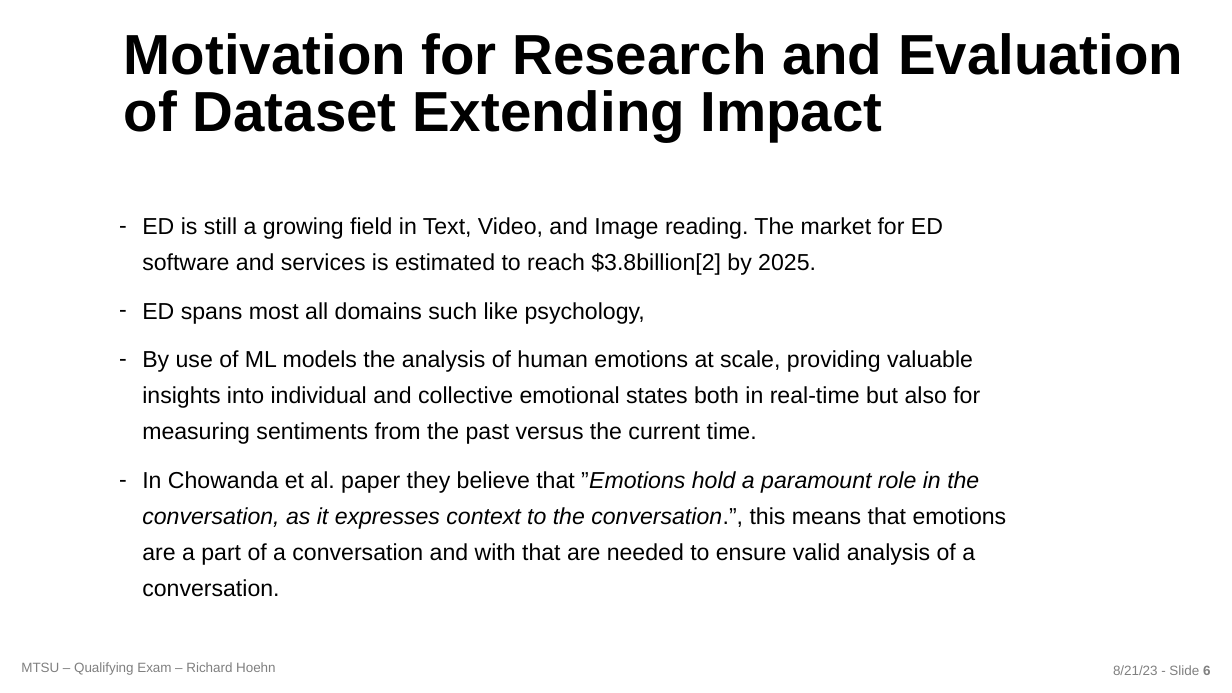
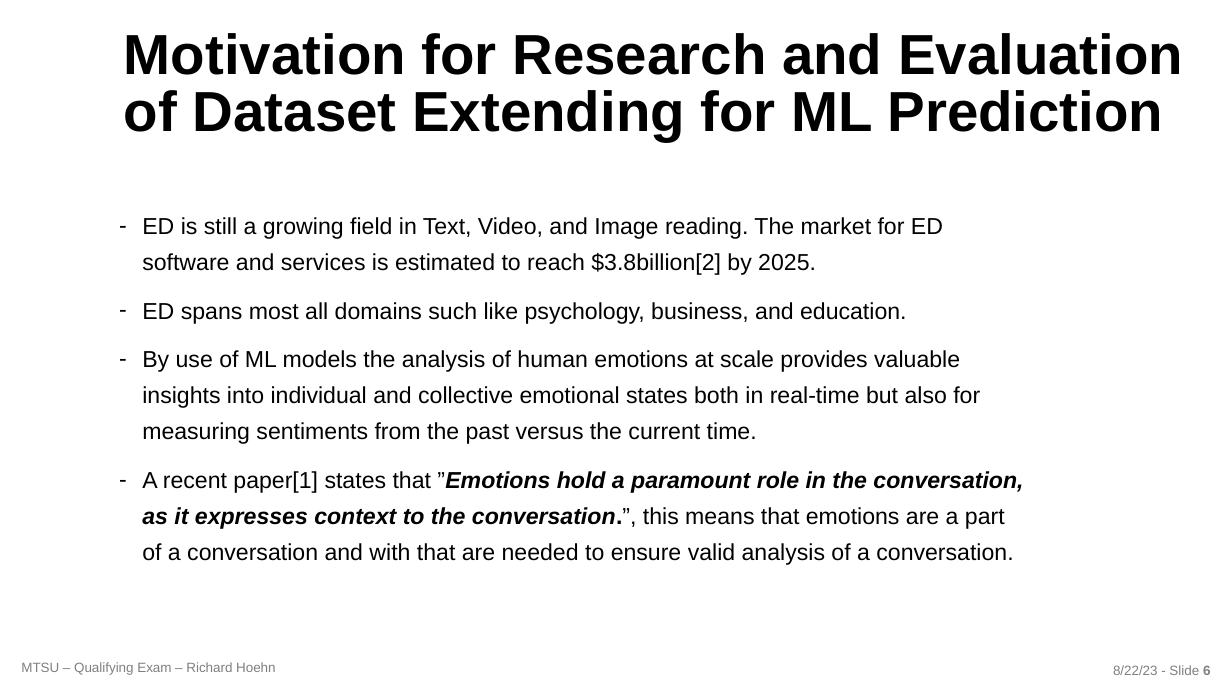
Before and after one commit to richardhoehn/mtsu.coms.qualifying-exam, a slide deck: slide 6 of presentation/COMS_Qualifying_Exam-2023-08-21.pptx. Drawn at 1232x693 pixels with LibreOffice and Linux fonts; fonts in the diff are those of the drawing; background and template pictures are left out. Boxes give left, top, right and bottom in pixels: in the first picture for what was removed or moved away, otherwise in the second. Text is boxed around its words. In the diff, an @@ line names an element or a change of style, - is before the commit and + after.

```diff
--- a/presentation/COMS_Qualifying_Exam-2023-08-21.pptx
+++ b/presentation/COMS_Qualifying_Exam-2023-08-21.pptx
@@ title at bbox=[124, 33, 1183, 142]: text changed @@
-Motivation for Research and Evaluation of Dataset Extending Impact
+Motivation for Research and Evaluation of Dataset Extending for ML Prediction
@@ text at bbox=[142, 302, 1023, 565]: text changed @@
-– ED spans most all domains such like psychology,
-– By use of ML models the analysis of human emotions at scale, providing valuable insights into individual and collective emotional states both in real-time but also for measuring sentiments from the past versus the current time.
-– In Chowanda et al. paper they believe that ”Emotions hold a paramount role in the conversation, as it expresses context to the conversation.”, this means that emotions are a part of a conversation and with that are needed to ensure valid analysis of a conversation.
+– ED spans most all domains such like psychology, business, and education.
+– By use of ML models the analysis of human emotions at scale provides valuable insights into individual and collective emotional states both in real-time but also for measuring sentiments from the past versus the current time.
+– A recent paper[1] states that ”Emotions hold a paramount role in the conversation, as it expresses context to the conversation.”, this means that emotions are a part of a conversation and with that are needed to ensure valid analysis of a conversation.
@@ text at bbox=[1113, 665, 1210, 675]: text changed @@
-8/21/23 - Slide 6
+8/22/23 - Slide 6
```
Also in this commit, not shown: 16 other slides changed, 1 slide added, 5 other files.
